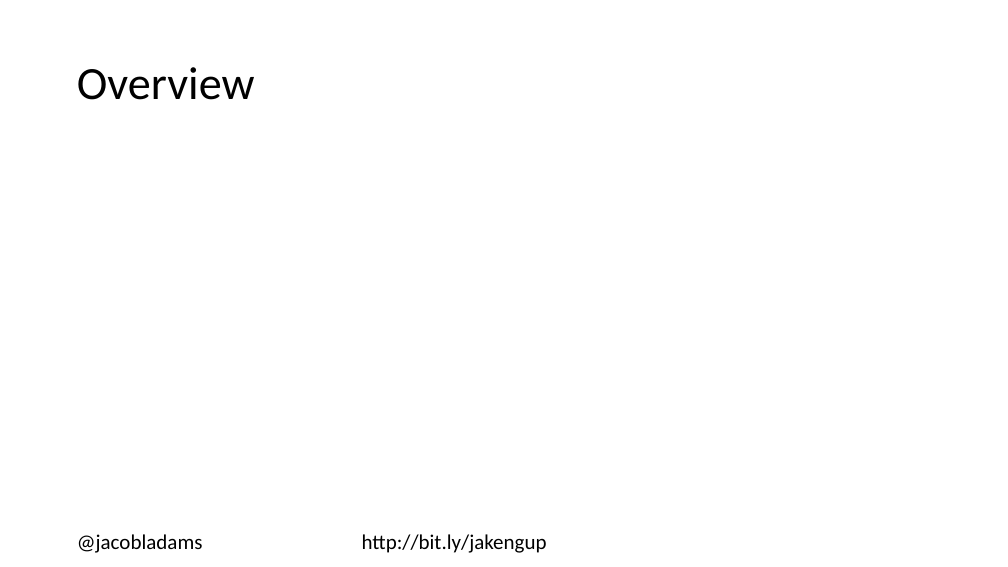
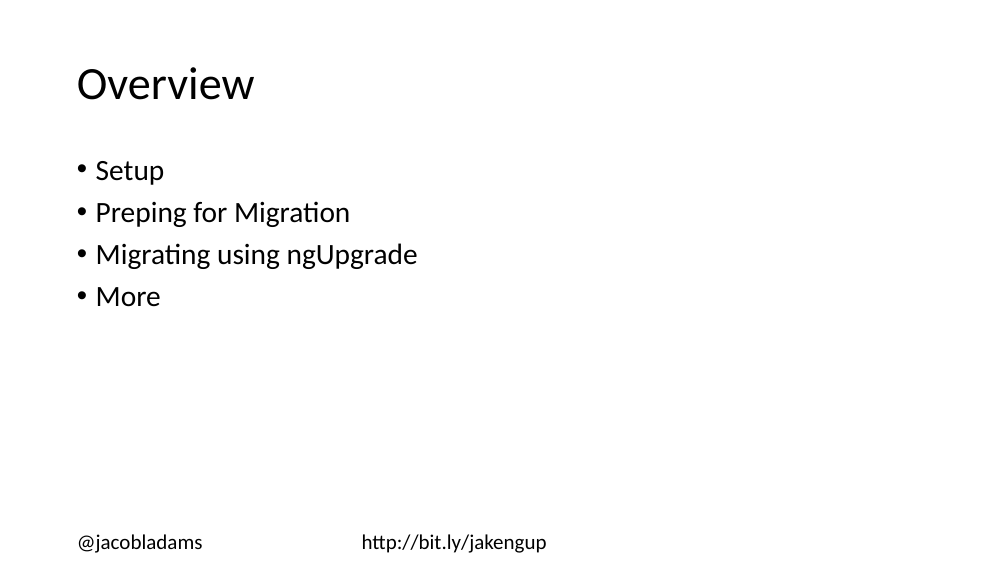
Before and after one commit to jacobladams/upgrading-from-angularjs-1-to-angular-2-plus-presentation, a slide deck: slide 3 of Upgrading from AngularJS 1 to Angular 2+.pptx. Drawn at 1008x567 pixels with LibreOffice and Linux fonts; fonts in the diff are those of the drawing. Boxes give left, top, right and bottom in pixels: in the first picture for what was removed or moved away, otherwise in the second. Text is boxed around its words. In the diff, an @@ line names an element or a change of style, - is before the commit and + after.

```diff
--- a/Upgrading from AngularJS 1 to Angular 2+.pptx
+++ b/Upgrading from AngularJS 1 to Angular 2+.pptx
@@ text added at [96, 161, 418, 307], 28 pt, text #000000 @@
+• Setup
+• Preping for Migration
+• Migrating using ngUpgrade
+• More
```
Also in this commit, not shown: 1 other slide changed, 3 slides added, 30 other files.
